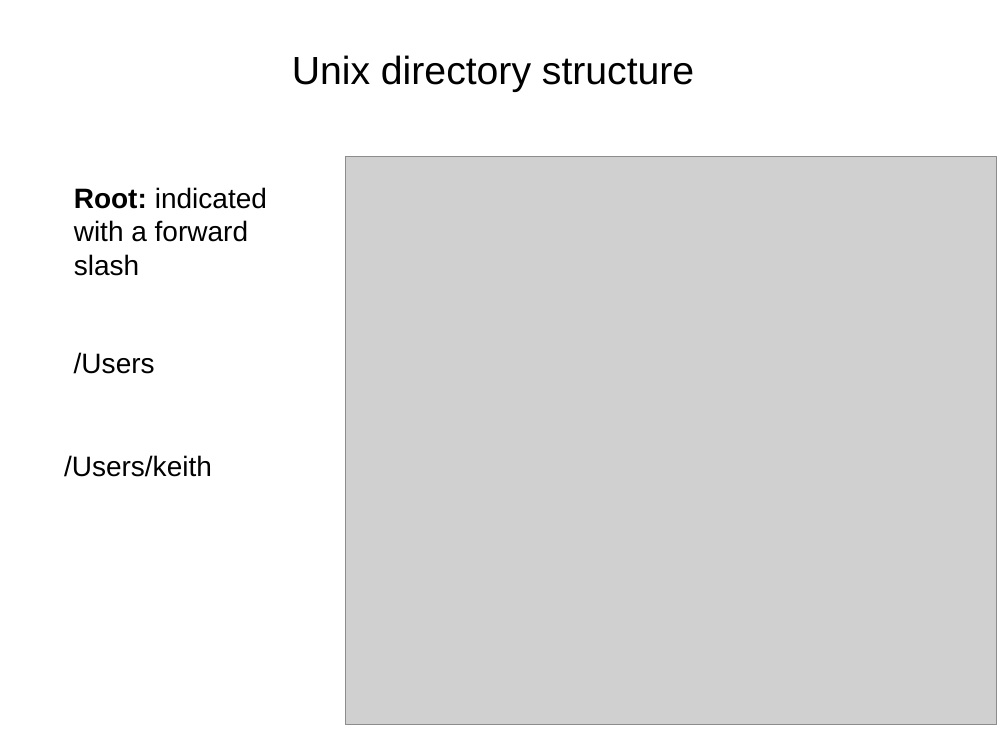
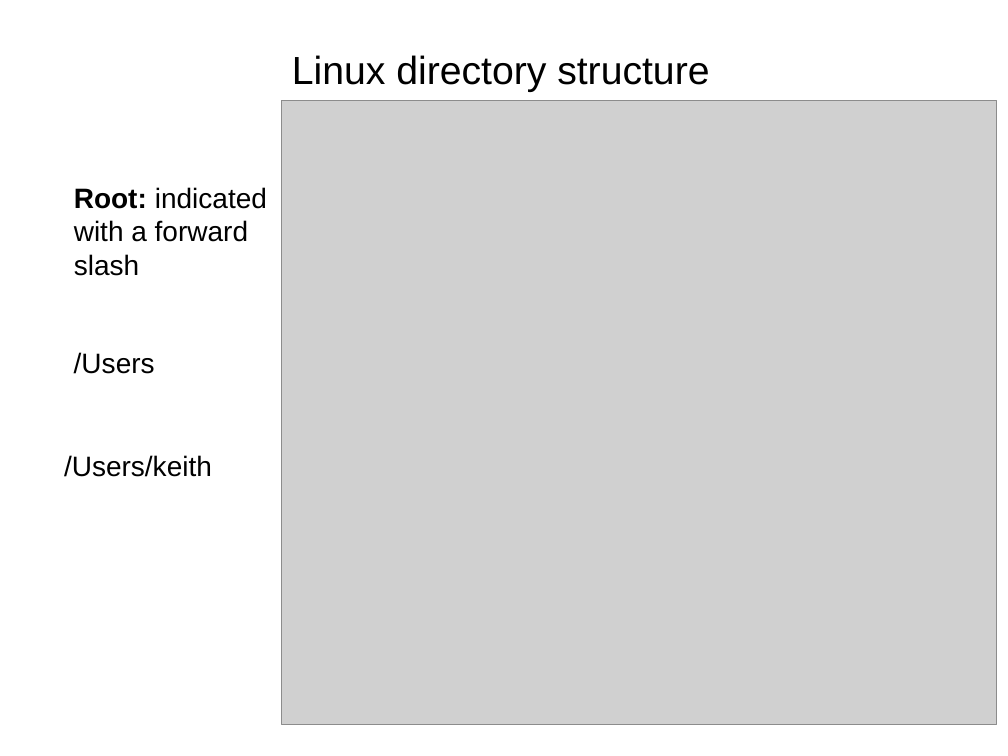
Before and after one commit to tparchman/F26_BIOL792, a slide deck: slide 7 of week1_LinuxI/week1b.pptx. Drawn at 1008x756 pixels with LibreOffice and Linux fonts; fonts in the diff are those of the drawing; grey boxes stand for pictures. Boxes give left, top, right and bottom in pixels: in the first picture for what was removed or moved away, otherwise in the second. Text is boxed around its words. In the diff, an @@ line names an element or a change of style, - is before the commit and + after.

```diff
--- a/week1_LinuxI/week1b.pptx
+++ b/week1_LinuxI/week1b.pptx
@@ text at [292, 55, 709, 92]: text changed @@
-Unix directory structure
+Linux directory structure
@@ picture: place and size @@
-picture at [346, 156, 997, 725]
+picture at [282, 100, 997, 724]
```
Also in this commit, not shown: 4 other slides changed, 3 other files.
